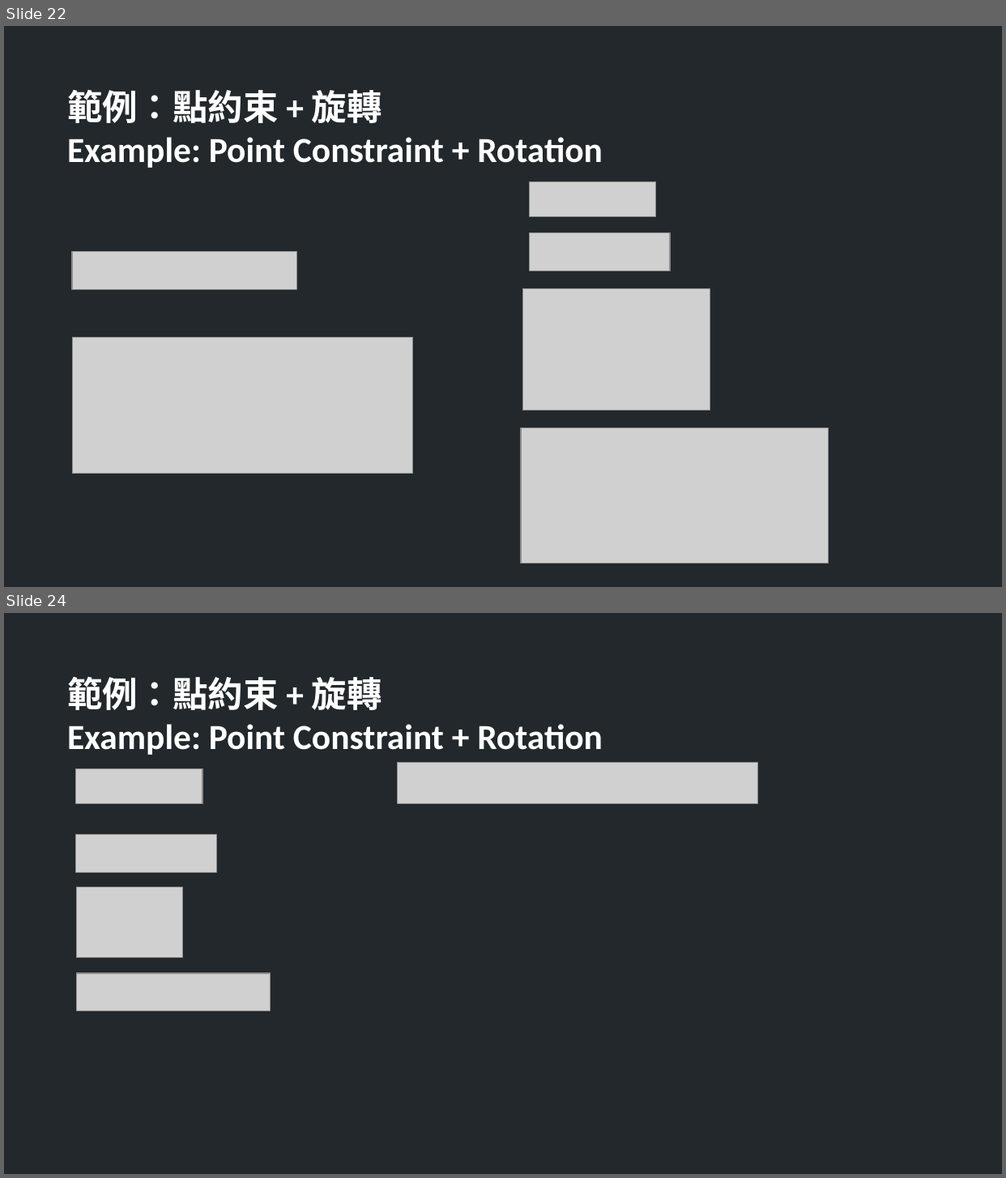
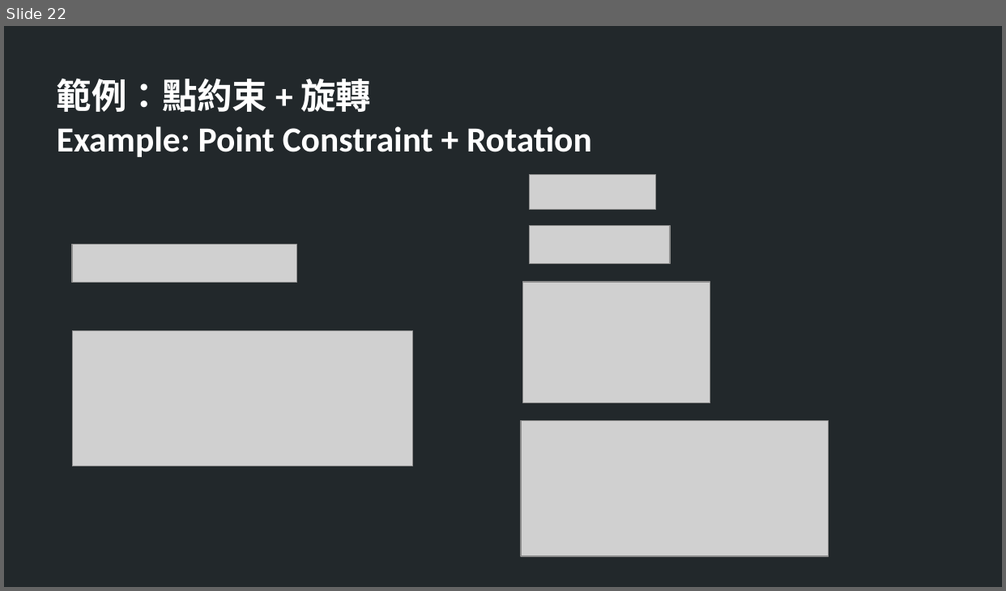
Before and after one commit to TheAllenChou/unity-physics-constraints, a slide deck: slides/physics constraints in games.odp. Shown one above the other, each under a label of ours: slides 22 and 24 before the commit, slide 22 after it; the slides between them are not shown. The pictures are 1006x1178 and 1006x591 pixels, drawn with LibreOffice and Linux fonts; fonts in the diff are those of the drawing; grey boxes stand for pictures. Boxes give left, top, right and bottom in pixels: in the first picture for what was removed or moved away, otherwise in the second. Text is boxed around its words. In the diff, an @@ line names an element or a change of style, - is before the commit and + after.

```diff
--- a/slides/physics constraints in games.odp
+++ b/slides/physics constraints in games.odp
@@ slide 24 removed at bbox=[4, 613, 1002, 1174], background #22282B @@
@@ text removed at bbox=[67, 677, 603, 755] @@
-範例：點約束 + 旋轉
-Example: Point Constraint + Rotation
@@ picture removed at bbox=[75, 769, 202, 803] @@
@@ picture removed at bbox=[397, 762, 757, 804] @@
@@ picture removed at bbox=[75, 834, 216, 872] @@
@@ picture removed at bbox=[76, 888, 182, 958] @@
@@ picture removed at bbox=[76, 973, 270, 1012] @@
@@ slide 22 changed as well @@
@@ text "範例：點約束 + 旋轉": place and size @@
-text "範例：點約束 + 旋轉" at bbox=[67, 90, 603, 168]
+text "範例：點約束 + 旋轉" at bbox=[57, 79, 592, 157]
@@ 6 pictures: place and size @@
-6 pictures at bbox=[72, 182, 828, 564]
+6 pictures at bbox=[72, 174, 828, 557]
```
Also in this commit, not shown: 20 other slides changed.
